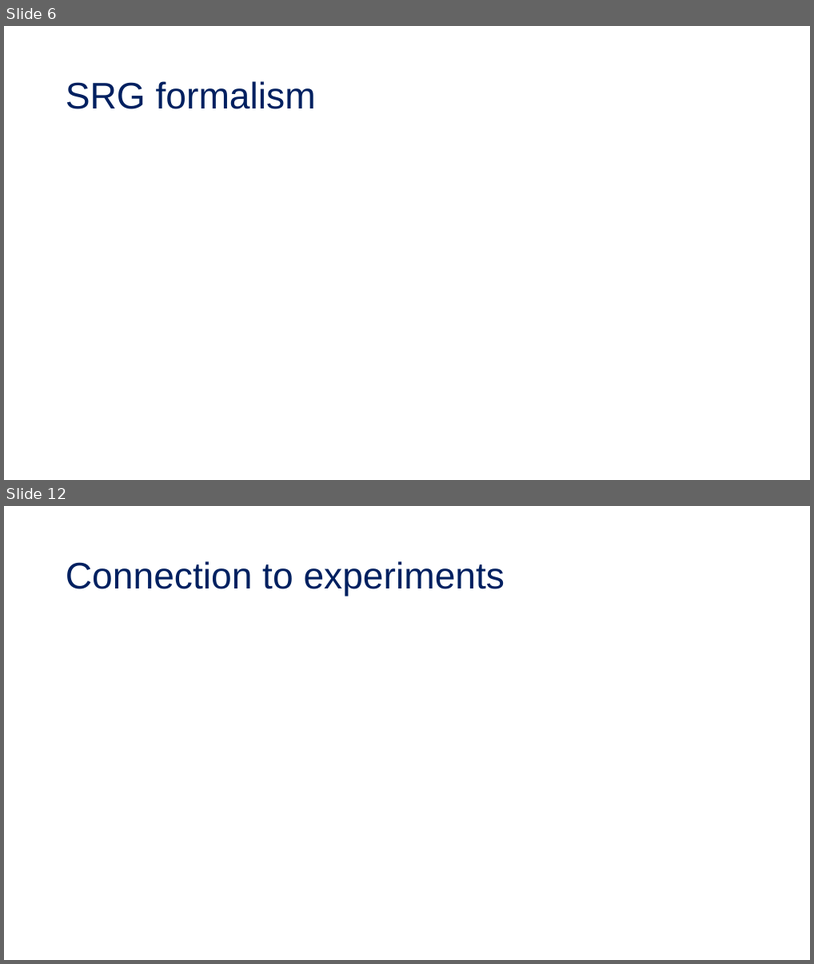
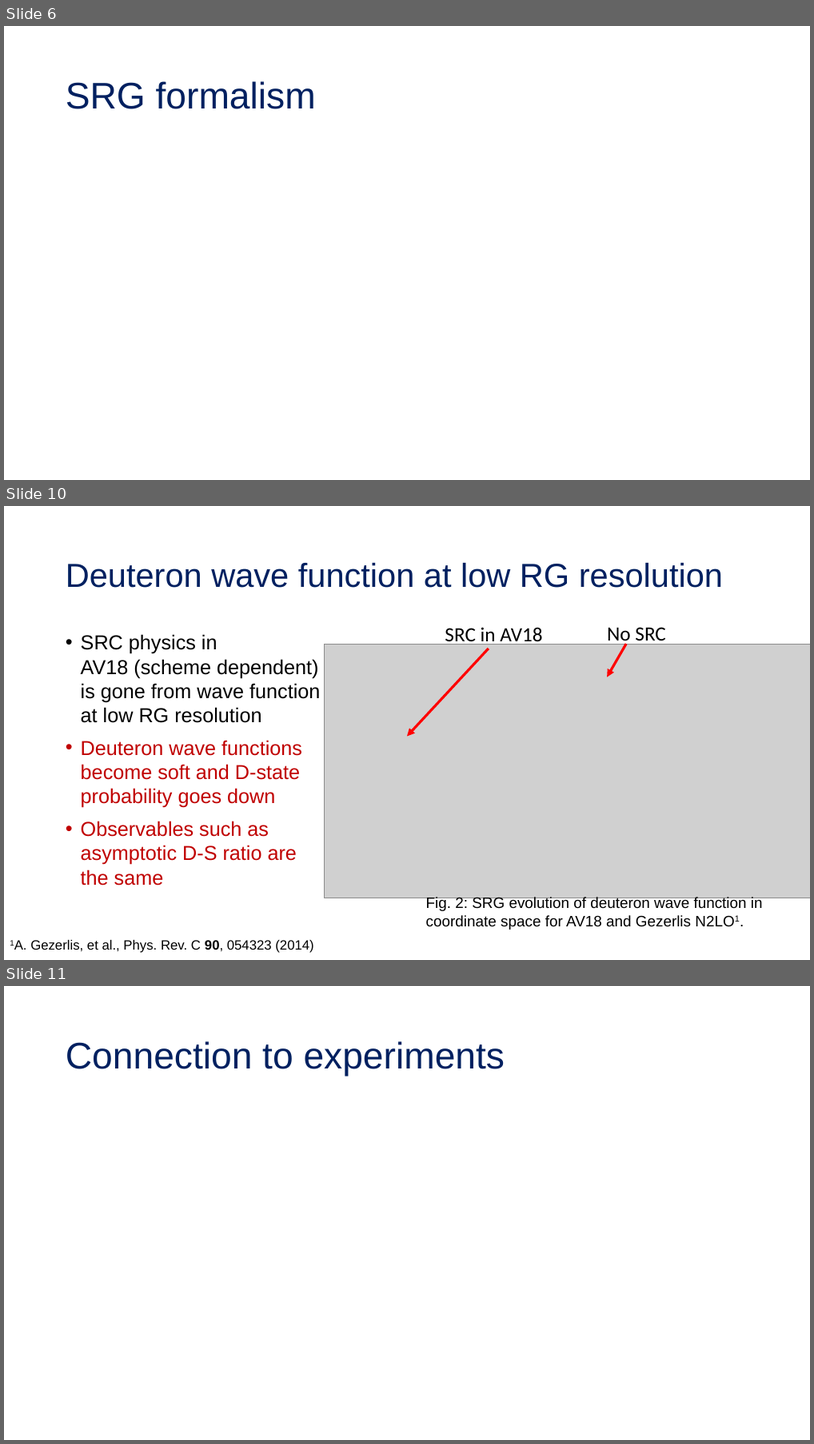
Before and after one commit to tropiano4/tropiano-srg, a slide deck: Presentations/DNP_October2020/tropiano_dnp_october2020.pptx. Shown one above the other, each under a label of ours: slides 6 and 12 before the commit, slides 6, 10 and 11 after it; the slides between them are not shown. The pictures are 814x964 and 814x1444 pixels, drawn with LibreOffice and Linux fonts; fonts in the diff are those of the drawing; grey boxes stand for pictures. Boxes give left, top, right and bottom in pixels: in the first picture for what was removed or moved away, otherwise in the second. Text is boxed around its words. In the diff, an @@ line names an element or a change of style, - is before the commit and + after.

```diff
--- a/Presentations/DNP_October2020/tropiano_dnp_october2020.pptx
+++ b/Presentations/DNP_October2020/tropiano_dnp_october2020.pptx
@@ slide 10 added at [4, 506, 810, 960], background #FFFFFF @@
@@ title added at [66, 563, 723, 588], 39.6 pt, text #002060 @@
+Deuteron wave function at low RG resolution
@@ text added at [81, 634, 320, 885], 24 pt, text #C00000 @@
+• SRC physics in AV18 (scheme dependent) is gone from wave function at low RG resolution
+• Deuteron wave functions become soft and D-state probability goes down
+• Observables such as asymptotic D-S ratio are the same
@@ picture added at [324, 644, 810, 898] @@
@@ arrow added from (489, 648) to (407, 736), #FF0000 3 pt @@
@@ text added at [445, 627, 542, 647], 24 pt, text #000000 @@
+SRC in AV18
@@ text added at [607, 627, 666, 646], 24 pt, text #000000 @@
+No SRC
@@ arrow added from (626, 644) to (608, 677), #FF0000 3 pt @@
@@ text added at [426, 896, 763, 929], 18 pt, text #000000 @@
+Fig. 2: SRG evolution of deuteron wave function in coordinate space for AV18 and Gezerlis N2LO1.
@@ text added at [30, 940, 314, 952], 16 pt, text #000000 @@
+1A. Gezerlis, et al., Phys. Rev. C 90, 054323 (2014)
@@ what was slide 12 is now slide 11 @@
```
Also in this commit, not shown: 7 slides changed, 11 other slides added, 15 slides removed.
